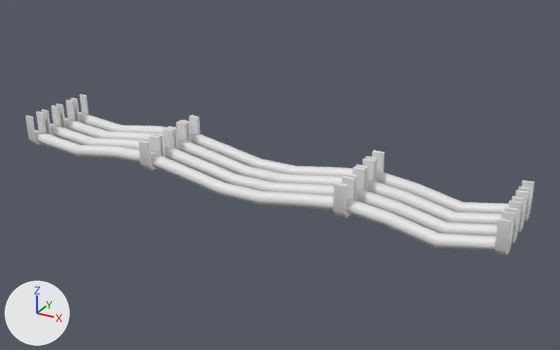
The FBX model Cor Umbra 2.0/Assets/_Dev/Jow/Objects/FBX_01/Misc/SM_PROP_SORTED_WIRES_01.fbx as it was, and as the next commit left it.
Both versions are drawn from a 50 mm lens placed at (2.77, -4.67, 2.31), pointed at (0.16, 0.07, -0.06). Every picture has the same lights, and +X, +Y and +Z are marked at lower left. The first picture is the older version. Where no turn or scale is listed for an object, it has been applied to the vertices.

Before the edit, the objects in view are built like this:
```python
me_nurbspath_001 = bpy.data.meshes.new('NurbsPath.001')
me_nurbspath_001.from_pydata(...)  # 624 vertices, 624 faces; spans x -2.03..1.97, y -0.35..0.35, z -0.15..0.17
ob_sm_prop_sorted_wires_01 = bpy.data.objects.new('SM_PROP_SORTED_WIRES_01', me_nurbspath_001)
ob_sm_prop_sorted_wires_01.location = (0.0, 0.0, 0.0)
```
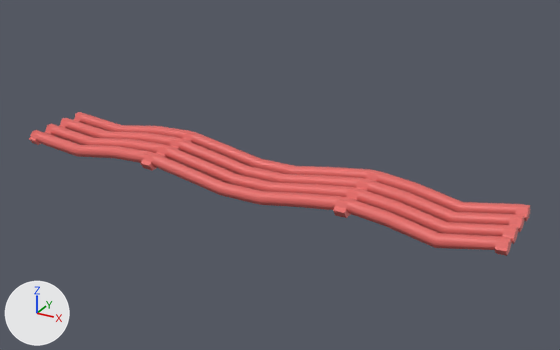
What differs and where, as boxes [x1, y1, x2, y2] in the pictures (560 x 350 px):
```json
{"object": "SM_PROP_SORTED_WIRES_01", "change": "reshaped", "before": [26, 94, 535, 256], "after": [29, 112, 531, 256], "on screen": "11% shorter"}
{"part": 1, "of": "me_nurbspath_001", "change": "cut back", "before": [26, 94, 89, 141], "after": [29, 119, 80, 141]}
{"part": 2, "of": "me_nurbspath_001", "change": "cut back", "before": [495, 180, 535, 251], "after": [495, 213, 527, 251]}
{"part": 3, "of": "me_nurbspath_001", "change": "cut back", "before": [139, 115, 200, 166], "after": [141, 138, 191, 166]}
{"part": 4, "of": "me_nurbspath_001", "change": "cut back", "before": [333, 150, 385, 213], "after": [334, 178, 377, 213]}
{"part": 5, "of": "me_nurbspath_001", "change": "recoloured", "before": [29, 112, 531, 256], "after": [29, 112, 531, 256], "on screen": "white to red"}
```

Scene script edits in JSON lines:
```json
{"op": "add", "block": "mat_m_props_02", "code": ["mat_m_props_02 = principled_material('M_PROPS_02')", "mat_m_props_02.base_color = (0.8, 0.142, 0.131)  # red #e76965"]}
{"block": "me_nurbspath_001", "where": "# used by ob_sm_prop_sorted_wires_01; location = (0.0, 0.0, 0.0)"}
{"op": "remove", "block": "me_nurbspath_001", "code": "me_nurbspath_001.from_pydata(...)  # 624 vertices, 624 faces; spans x -2.03..1.97, y -0.35..0.35, z -0.15..0.17"}
{"op": "add", "block": "me_nurbspath_001", "code": "me_nurbspath_001.from_pydata(...)  # 496 vertices, 496 faces; spans x -2.03..1.97, y -0.35..0.35, z -0.15..0.05"}
{"block": "me_nurbspath_001", "change": "me_nurbspath_001 part 1"}
{"block": "me_nurbspath_001", "change": "32 vertices are removed from x -2.03..-1.96, y -0.34..0.34, z 0.17"}
{"block": "me_nurbspath_001", "change": "40 faces are deleted"}
{"block": "me_nurbspath_001", "change": "8 new faces join them"}
{"block": "me_nurbspath_001", "change": "me_nurbspath_001 part 2"}
{"block": "me_nurbspath_001", "change": "32 vertices are removed from x 1.89..1.97, y -0.33..0.33, z 0.17"}
{"block": "me_nurbspath_001", "change": "40 faces are deleted"}
{"block": "me_nurbspath_001", "change": "8 new faces join them"}
{"block": "me_nurbspath_001", "change": "me_nurbspath_001 part 3"}
{"block": "me_nurbspath_001", "change": "32 vertices are removed from x -0.84..-0.76, y -0.35..0.35, z 0.17"}
{"block": "me_nurbspath_001", "change": "40 faces are deleted"}
{"block": "me_nurbspath_001", "change": "8 new faces join them"}
{"block": "me_nurbspath_001", "change": "me_nurbspath_001 part 4"}
{"block": "me_nurbspath_001", "change": "32 vertices are removed from x 0.8..0.89, y -0.35..0.35, z 0.17"}
{"block": "me_nurbspath_001", "change": "40 faces are deleted"}
{"block": "me_nurbspath_001", "change": "8 new faces join them"}
{"block": "me_nurbspath_001", "change": "me_nurbspath_001 part 5: 464 faces spanning x -2.03..1.97, y -0.35..0.35, z -0.15..0.05 switch from no material to mat_m_props_02 (red #e76965)"}
```
